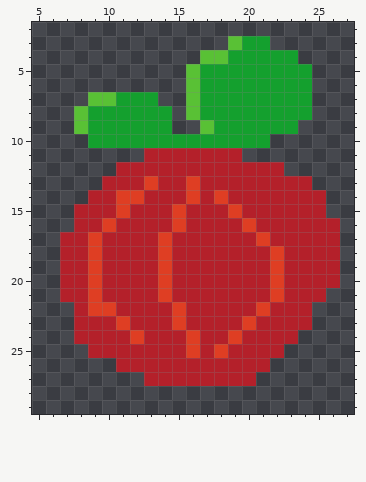
Two versions of one pixel-art sprite, assets/Tomate_v1.png. That is the earlier state.
The file is 32x32 pixels. Shown: x 5..27, y 2..29.
After:
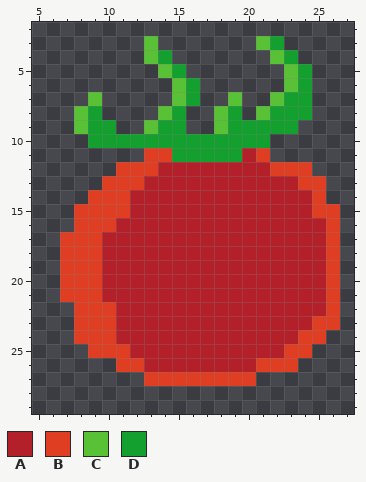
Palette (. is transparent): A #b4202a  B #df3e23  C #59c135  D #14a02e
The edit:
Colour A now appears in row 11 at x 20; in row 22 at x 25.
The author changed colour B to colour A in row 13 at x 13 and 16; in row 14 at x 12, 16 and 18; in row 15 at x 15 and 19; in row 16 at x 15 and 20; in row 17 at x 14 and 21; in rows 18 to 21 at x 14 and 22.
The author changed colour B to colour A in row 22 at x 15 and 21; in row 23 at x 11, 15 and 20; in row 24 at x 12, 16 and 19; in row 25 at x 16 and 18.
Colour B now appears in row 11 at x 21; in row 12 at x 23 to 24; in row 13 at x 25; in row 15 at x 26; in rows 21 to 22 at x 26; in row 23 at x 25 to 26.
Colour B now appears in row 24 at x 24 to 25; in row 25 at x 23 to 24; in row 26 at x 22 to 23.
The author changed colour A to colour B in row 11 at x 13 to 14; in row 12 at x 11 to 13 and 22; in row 13 at x 10 to 12 and 24; in row 14 at x 9 to 10 and 25; in row 15 at x 8 to 10 and 25; in row 16 at x 8 to 9 and 26.
The author changed colour A to colour B in rows 17 to 20 at x 7 to 8 and 26; in row 21 at x 7 to 8; in row 22 at x 8; in rows 23 to 24 at x 8 to 10; in row 25 at x 9 to 11; in row 26 at x 11 to 12 and 21.
The author changed colour A to colour B in row 27 at x 13 to 20.
Colour C now appears in rows 3 to 4 at x 13; in row 5 at x 14; in rows 6 to 7 at x 15.
The author changed colour D to colour C in row 3 at x 21; in row 4 at x 22; in rows 5 to 6 at x 23; in row 7 at x 19 and 22; in row 8 at x 14, 18 and 21; in row 9 at x 13 and 18.
Colour D now appears in row 3 at x 22; in row 4 at x 14; in row 5 at x 15; in rows 8 to 9 at x 15.
The author changed colour A to colour D in row 11 at x 15 to 19.
The author changed colour C to colour D in rows 6 to 7 at x 16.
The author cleared colour C in row 3 at x 19; in row 4 at x 17 to 18; in row 5 at x 16; in row 7 at x 10; in row 8 at x 16; in row 9 at x 17.
The author cleared colour D in row 3 at x 20; in row 4 at x 19 to 21; in rows 5 to 6 at x 17 to 22; in row 7 at x 11 to 13, 17 to 18 and 20 to 21; in row 8 at x 10 to 13, 17 and 20; in row 9 at x 11 to 12.
Where, in picture pixels (left, top, right, bottom), the same in both pictures:
changed: (60, 36, 340, 386)
